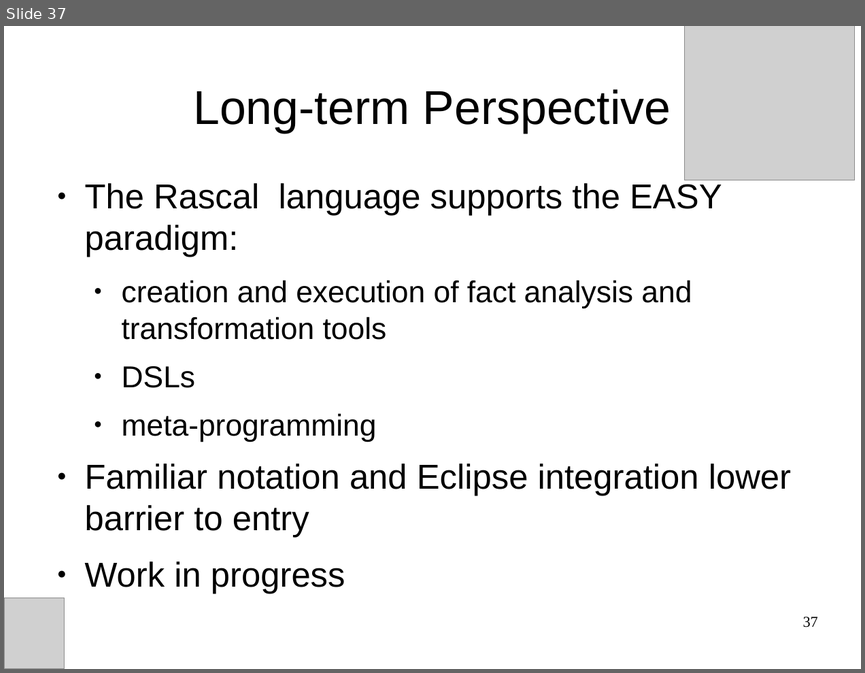
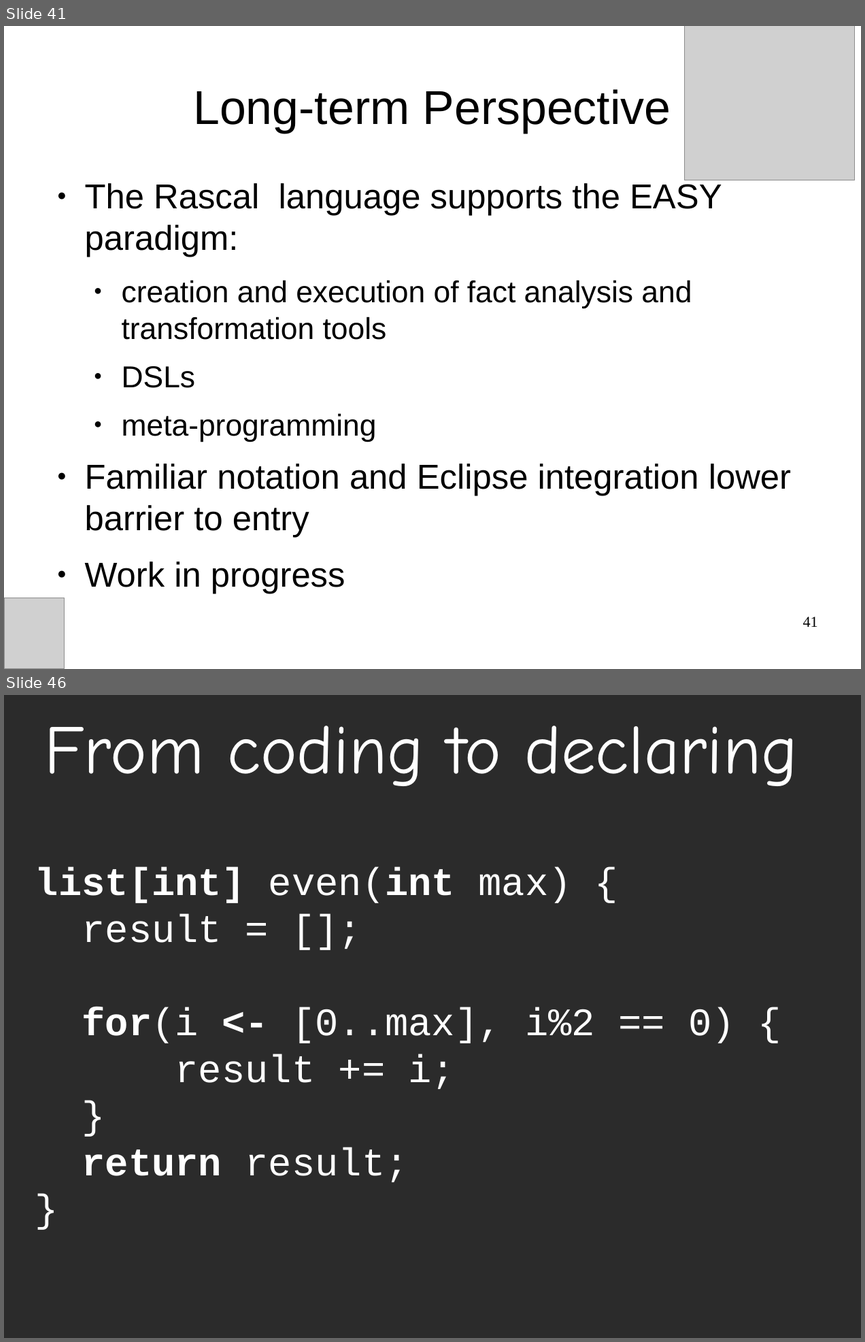
Before and after one commit to cwi-swat/meta-environment, a slide deck: meta-doc/analysis/rascal-slides/rascal-ou.odp. Shown one above the other, each under a label of ours: slide 37 before the commit, slides 41 and 46 after it; the slides between them are not shown. The pictures are 865x673 and 865x1342 pixels, drawn with LibreOffice and Linux fonts; fonts in the diff are those of the drawing; grey boxes stand for pictures; background and template pictures are left out; a plain dark background stands for a picture behind light text. Boxes give left, top, right and bottom in pixels: in the first picture for what was removed or moved away, otherwise in the second. Text is boxed around its words. In the diff, an @@ line names an element or a change of style, - is before the commit and + after.

```diff
--- a/meta-doc/analysis/rascal-slides/rascal-ou.odp
+++ b/meta-doc/analysis/rascal-slides/rascal-ou.odp
@@ slide 46 added at (4, 695, 861, 1338), background picture (left out) @@
@@ text added at (44, 726, 798, 786), 64 pt, text #FFFFFF @@
+From coding to declaring
@@ text added at (35, 867, 735, 1182), 36 pt, text #FFFFFF @@
+list[int] even(int max) {
+result = [];
+for(i <- [0..max], i%2 == 0) {
+result += i;
+}
+return result;
+}
@@ what was slide 37 is now slide 41 @@
@@ page number at (803, 616, 818, 626): text changed @@
-37
+41
```
Also in this commit, not shown: 8 slides changed, 9 other slides added, 2 other files.
